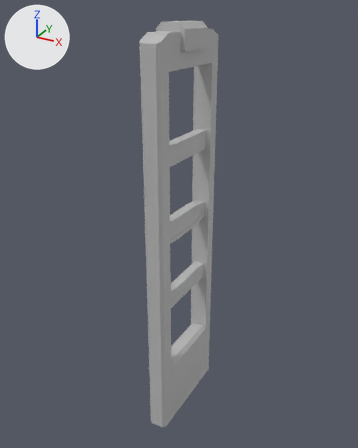
Two versions of the FBX model unity/Assets/Art/Models/Props/Alert_MagSensor_01.fbx, one commit apart.
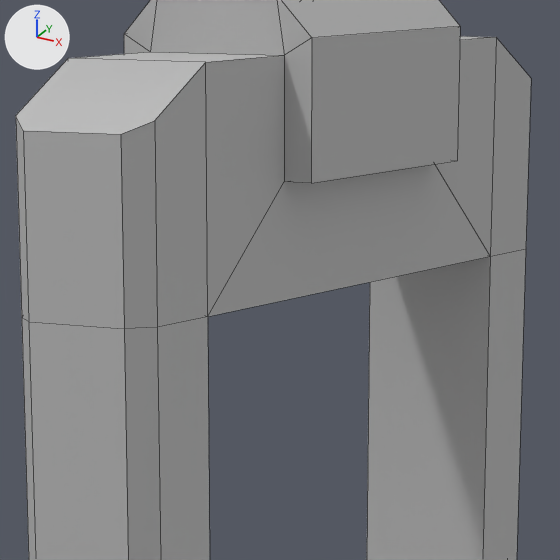
There are two pictures of each version: one whole from a 50 mm camera at (0.0768, 0.0534, 0.0578) aimed at (0.046, 0.1095, 0.0298), one close up on the part from 38% to 62% of the width and 5% to 24% of the height. Arrows for +X, +Y and +Z are at upper left; the lights stay in place. The close-ups show mesh edges as thin lines. Where no turn or scale is listed for an object, it has been applied to the vertices. Vertices at the same position are counted once.

In view in the first close-up: 'Light', 'Plastic'.
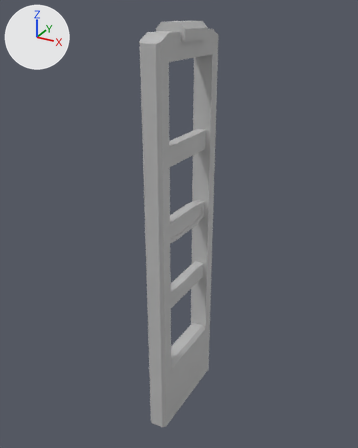
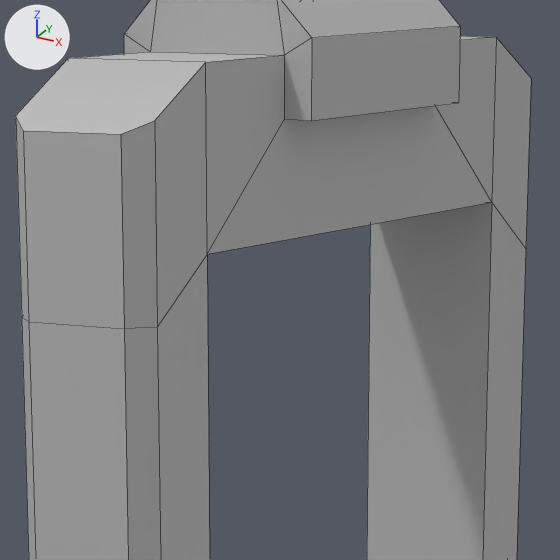
The edits, one by one:
me_mesh has 36 vertices, 23 faces and spans x -0.0019..0.0019, y -0.0048..0.0048, z 0.0142..0.0409.
me_mesh is used by ob_light; location (0.04669, 0.10904, 0.01524).
Before the commit, vertices of me_mesh: 26 (0.0019, -0.0029, 0.0379) at pixel (311, 183), 27 (0.0019, 0.0029, 0.0379) at pixel (457, 160), 34 (0.0013, -0.0029, 0.0379) at pixel (284, 181), 35 (0.0013, 0.0029, 0.0379).
Part 1, on me_mesh:
Vertices 26, 27, 34, 35 of me_mesh move by (0.0, 0.0, 0.001).
me_mesh_001 has 192 vertices, 185 faces and spans x -0.0013..0.0013, y -0.0078..0.0078, z 0.0..0.0552.
me_mesh_001 is used by ob_plastic; location (0.04669, 0.10904, 0.0).
Before the commit, vertices of me_mesh_001: 11 (0.0013, -0.0057, 0.0511) at pixel (207, 316), 13 (0.0013, 0.0057, 0.0511) at pixel (490, 256), 162 (0.0013, -0.0029, 0.0531) at pixel (284, 181), 163 (0.0013, 0.0029, 0.0531).
Part 2, on me_mesh_001:
Vertices 11, 13, 162, 163 of me_mesh_001 move by (0.0, 0.0, 0.001).

Changed parts and their boxes (x1, y1, x2, y2) in the close-ups (560 x 560 px; the box of a moved part takes in the faces that stretch with it):
'Light', reshaped
    before: (124, 0, 460, 183)
    after: (124, 0, 460, 121)
part 1 of me_mesh, moved or reshaped
    before: (284, 59, 460, 183)
    after: (284, 59, 460, 121)
part 2 of me_mesh_001, moved or reshaped
    both: (157, 59, 526, 560)
